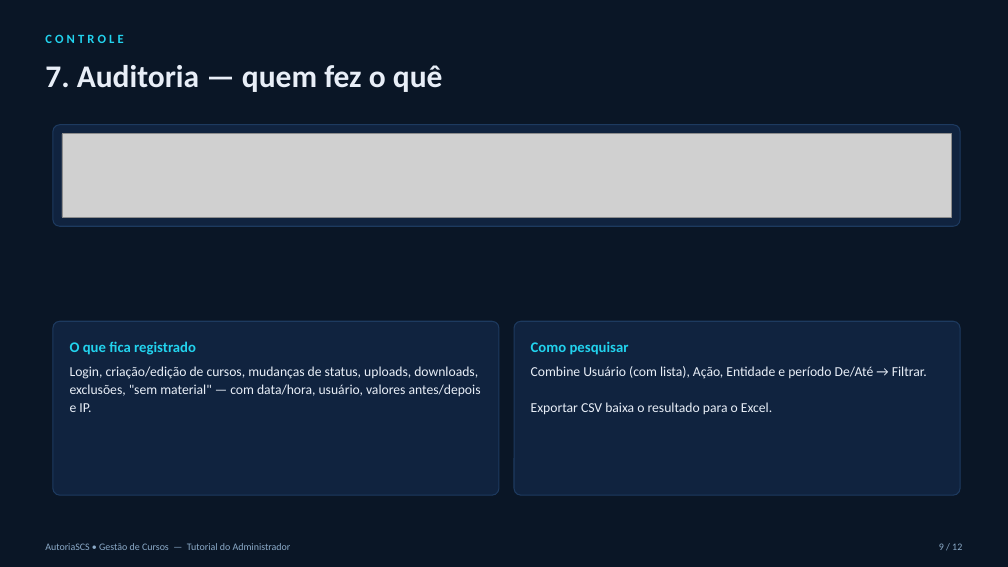
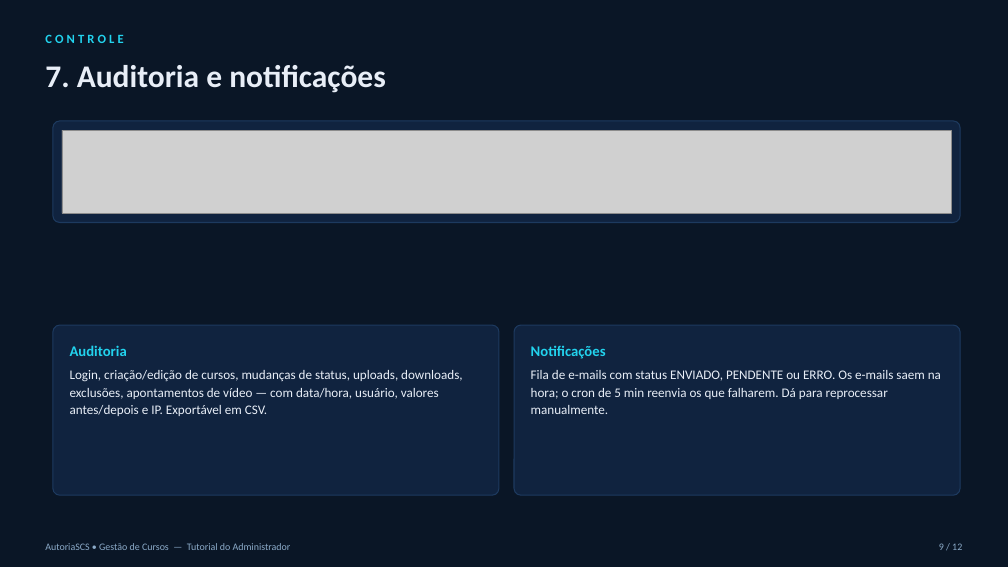
Before and after one commit to flaviospina/AutoriaSCS-Scrum-cursos, a slide deck: slide 9 of docs/tutoriais/Tutorial-Admin.pptx. Drawn at 1008x567 pixels with LibreOffice and Linux fonts; fonts in the diff are those of the drawing; grey boxes stand for pictures. Boxes give left, top, right and bottom in pixels: in the first picture for what was removed or moved away, otherwise in the second. Text is boxed around its words. In the diff, an @@ line names an element or a change of style, - is before the commit and + after.

```diff
--- a/docs/tutoriais/Tutorial-Admin.pptx
+++ b/docs/tutoriais/Tutorial-Admin.pptx
@@ text at (45, 65, 386, 93): text changed @@
-7. Auditoria — quem fez o quê
+7. Auditoria e notificações
@@ rounded rectangle: place and size @@
-rounded rectangle at (53, 125, 960, 226)
+rounded rectangle at (53, 121, 960, 222)
@@ picture: place and size @@
-picture at (62, 134, 951, 217)
+picture at (62, 130, 951, 213)
@@ rounded rectangle: place and size @@
-rounded rectangle at (53, 321, 499, 495)
+rounded rectangle at (53, 325, 499, 495)
@@ rounded rectangle at (53, 325, 499, 495): proportions changed @@
@@ rounded rectangle at (514, 325, 960, 495): proportions changed @@
@@ rounded rectangle: place and size @@
-rounded rectangle at (514, 321, 960, 495)
+rounded rectangle at (514, 325, 960, 495)
@@ text at (70, 345, 127, 356): text changed @@
-O que fica registrado
+Auditoria
@@ text at (531, 346, 606, 359): text changed @@
-Como pesquisar
+Notificações
@@ text at (70, 370, 462, 416): text changed; size 13 to 12.5 pt @@
-Login, criação/edição de cursos, mudanças de status, uploads, downloads, exclusões, "sem material" — com data/hora, usuário, valores antes/depois e IP.
+Login, criação/edição de cursos, mudanças de status, uploads, downloads, exclusões, apontamentos de vídeo — com data/hora, usuário, valores antes/depois e IP. Exportável em CSV.
@@ text at (531, 370, 941, 414): text changed; size 13 to 12.5 pt @@
-Combine Usuário (com lista), Ação, Entidade e período De/Até → Filtrar.
-Exportar CSV baixa o resultado para o Excel.
+Fila de e-mails com status ENVIADO, PENDENTE ou ERRO. Os e-mails saem na hora; o cron de 5 min reenvia os que falharem. Dá para reprocessar manualmente.
```
Also in this commit, not shown: 10 other slides changed, 1 slide added, 1 slide removed, 18 other files.
